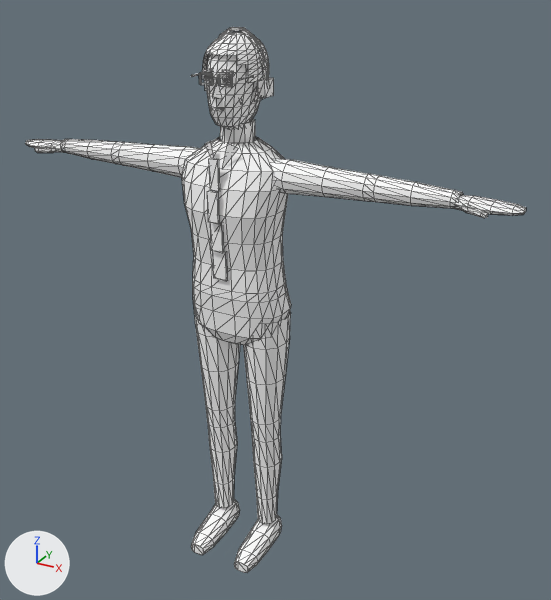
Before and after pictures for a commit that changed the glTF model public/models/garman.glb.
Both versions are drawn from a camera (50 mm lens) standing at (1.207, -1.952, 1.964) and looking at (0.102, 0.057, 0.959). The axes (+X, +Y, +Z) are drawn at lower left. The lights are the same throughout. The older version comes first. Mesh edges are drawn as thin lines. Vertices at exactly the same position are counted once.

Before the edit, the objects in view are built like this:
```python
me_garman_body = bpy.data.meshes.new('garman-body')
me_garman_body.from_pydata(...)  # 1519 vertices, 2641 faces; spans x -0.86..0.86, y -0.18..0.12, z 0.0..1.8
me_garman_body.materials.append(mat_garman_mat)
ob_garman_body = bpy.data.objects.new('garman-body', me_garman_body)
ob_garman_body.location = (0.0, 0.0, 0.0)
```
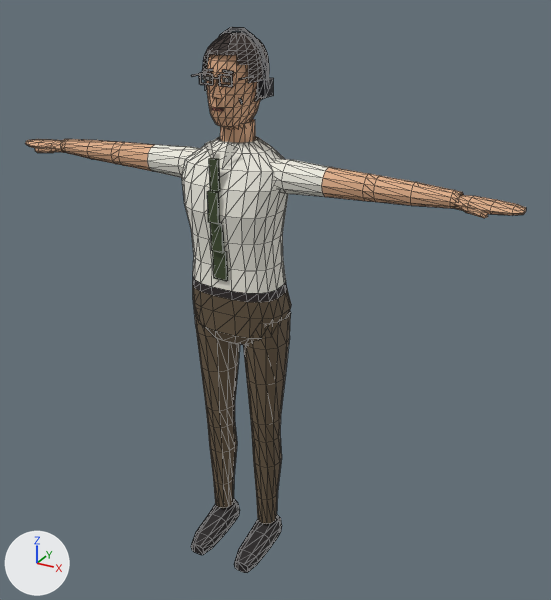
Changed parts and their boxes [x1, y1, x2, y2] in the pictures (551 x 600 px):
```json
{"part": 1, "of": "me_garman_body", "change": "recoloured", "before": [25, 54, 526, 218], "after": [25, 54, 526, 218]}
{"part": 2, "of": "me_garman_body", "change": "recoloured", "before": [191, 27, 287, 573], "after": [191, 27, 287, 573]}
{"part": 3, "of": "me_garman_body", "change": "recoloured", "before": [193, 107, 291, 524], "after": [193, 107, 291, 524], "on screen": "white to brown"}
{"part": 4, "of": "me_garman_body", "change": "recoloured", "before": [147, 76, 328, 293], "after": [147, 76, 328, 293]}
```

Scene script edits in JSON lines:
```json
{"block": "me_garman_body", "where": "me_garman_body.from_pydata(...)  # 1519 vertices, 2641 faces; spans x -0.86..0.86, y -0.18..0.12, z 0.0..1.8"}
{"block": "me_garman_body", "where": "# used by ob_garman_body; location = (0.0, 0.0, 0.0)"}
{"block": "me_garman_body", "change": "me_garman_body part 1: 835 faces centred in x -0.86..0.86, y -0.11..0.1, z 1.35..1.78 are repainted in the vertex colours; the middle colour goes from white #ffffff to beige #e2b08a"}
{"block": "me_garman_body", "change": "me_garman_body part 2: 918 faces centred in x -0.16..0.16, y -0.18..0.12, z 0.0..1.8 are repainted in the vertex colours; the middle colour goes from white #ffffff to black #2a1c16"}
{"block": "me_garman_body", "change": "me_garman_body part 3: 486 faces centred in x -0.17..0.17, y -0.1..0.12, z 0.14..1.59 are repainted in the vertex colours; the middle colour goes from white #ffffff to brown #6a5a45"}
{"block": "me_garman_body", "change": "me_garman_body part 4: 402 faces centred in x -0.26..0.26, y -0.13..0.1, z 1.06..1.68 are repainted in the vertex colours; the middle colour goes from white #ffffff to white #f1efe4"}
```
